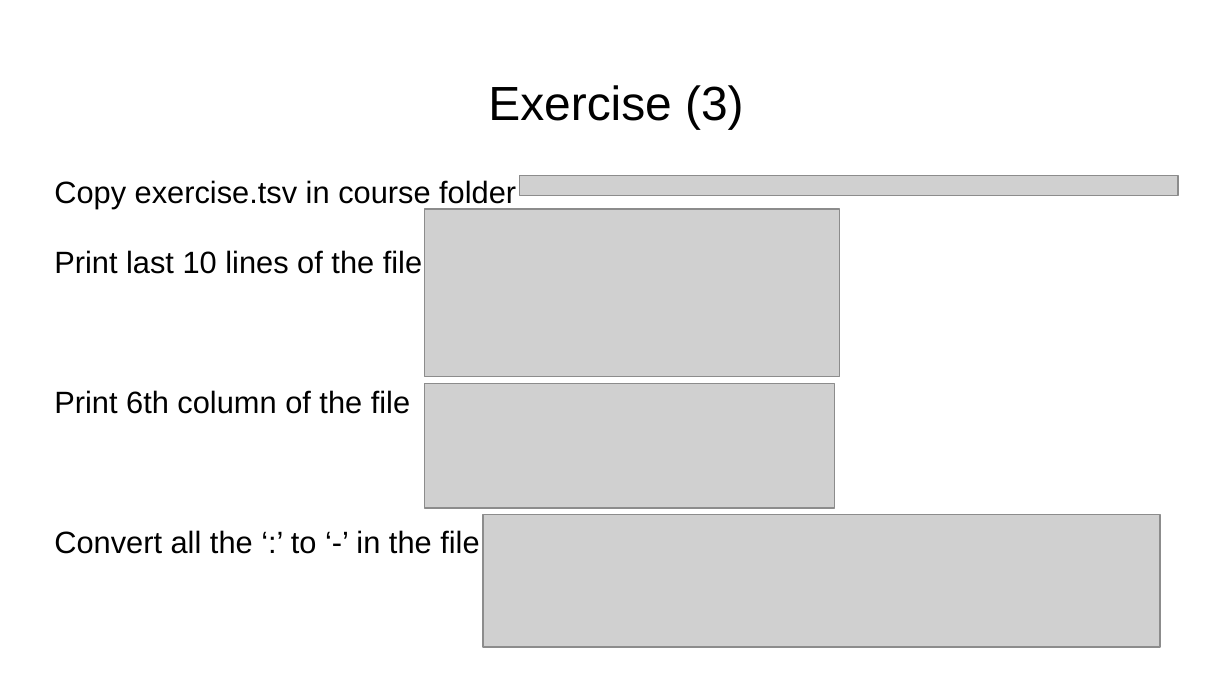
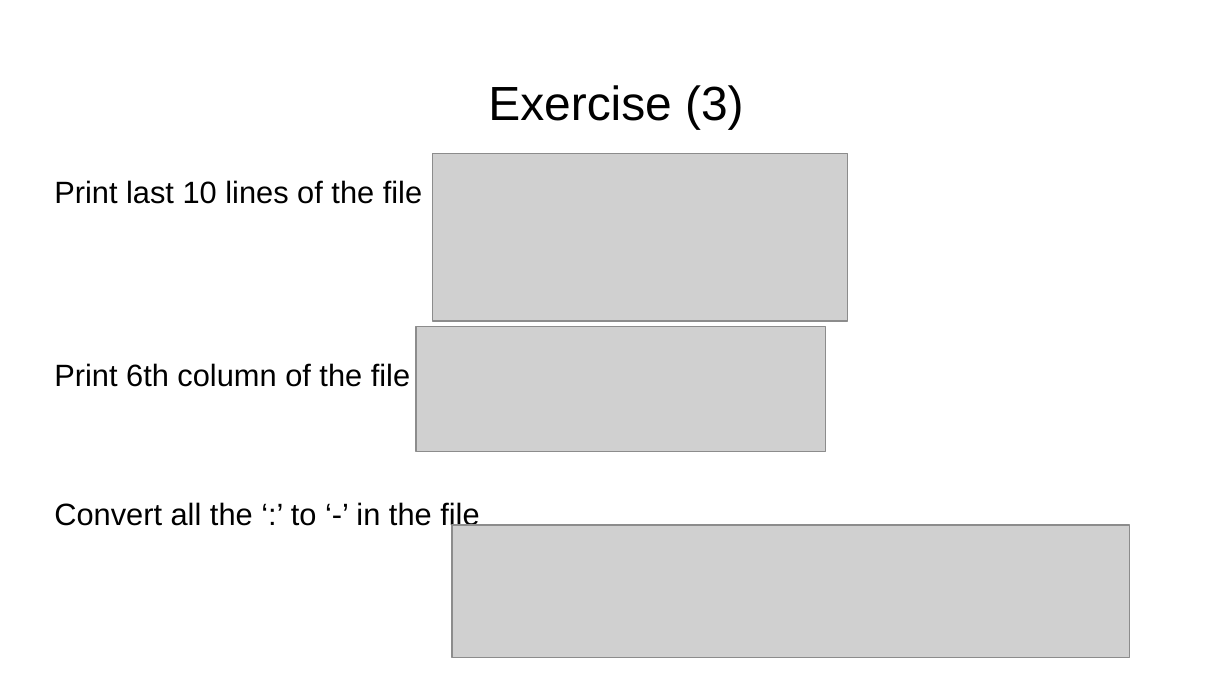
Before and after one commit to FusterTormo/BioinfoWorkshop, a slide deck: slide 30 of Introduction to Linux.pptx (slide 27 before the commit). Drawn at 1232x693 pixels with LibreOffice and Linux fonts; fonts in the diff are those of the drawing; grey boxes stand for pictures. Boxes give left, top, right and bottom in pixels: in the first picture for what was removed or moved away, otherwise in the second. Text is boxed around its words. In the diff, an @@ line names an element or a change of style, - is before the commit and + after.

```diff
--- a/Introduction to Linux.pptx
+++ b/Introduction to Linux.pptx
@@ picture: place and size @@
-picture at box(425, 209, 840, 377)
+picture at box(432, 154, 848, 322)
@@ picture removed at box(520, 175, 1178, 195) @@
@@ text at box(54, 180, 516, 209): paragraph removed @@
-Copy exercise.tsv in course folder
@@ text at box(54, 180, 422, 204): less space between paragraphs @@
@@ picture: place and size @@
-picture at box(425, 383, 835, 508)
+picture at box(416, 326, 827, 451)
@@ picture: place and size @@
-picture at box(483, 515, 1161, 648)
+picture at box(452, 525, 1130, 658)
```
Also in this commit, not shown: 14 other slides changed, 4 slides added, 1 slide removed, 1 other file.
